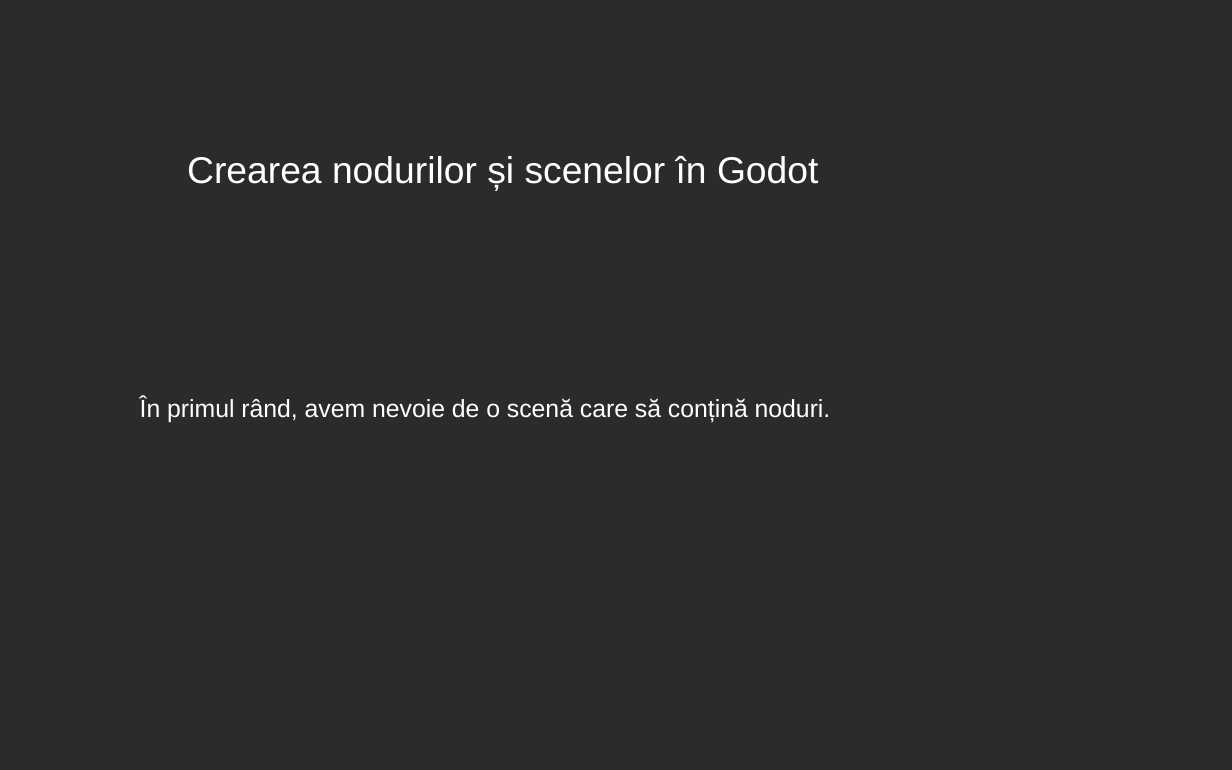
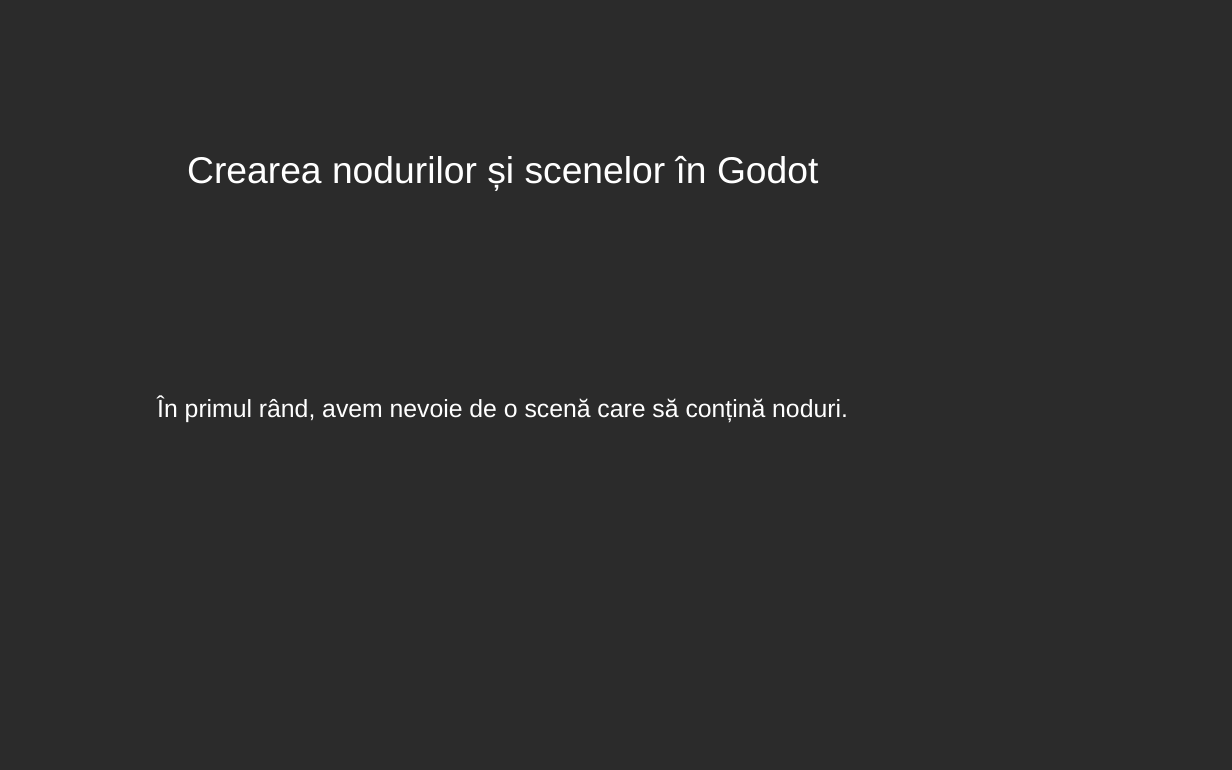
Before and after one commit to 0xspiderr/gdc-upt-presentations, a slide deck: slide 41 of presentation_1/1_introducere_in_godot.odp (slide 36 before the commit). Drawn at 1232x770 pixels with LibreOffice and Linux fonts; fonts in the diff are those of the drawing; background and template pictures are left out; a plain dark background stands for a picture behind light text. Boxes give left, top, right and bottom in pixels: in the first picture for what was removed or moved away, otherwise in the second. Text is boxed around its words. In the diff, an @@ line names an element or a change of style, - is before the commit and + after.

```diff
--- a/presentation_1/1_introducere_in_godot.odp
+++ b/presentation_1/1_introducere_in_godot.odp
@@ text "În primul rând, avem nevoie ..." at (157, 397, 848, 423): alignment justified to centre @@
```
Also in this commit, not shown: 9 other slides changed, 28 slides added, 1 slide removed, 19 other files.
